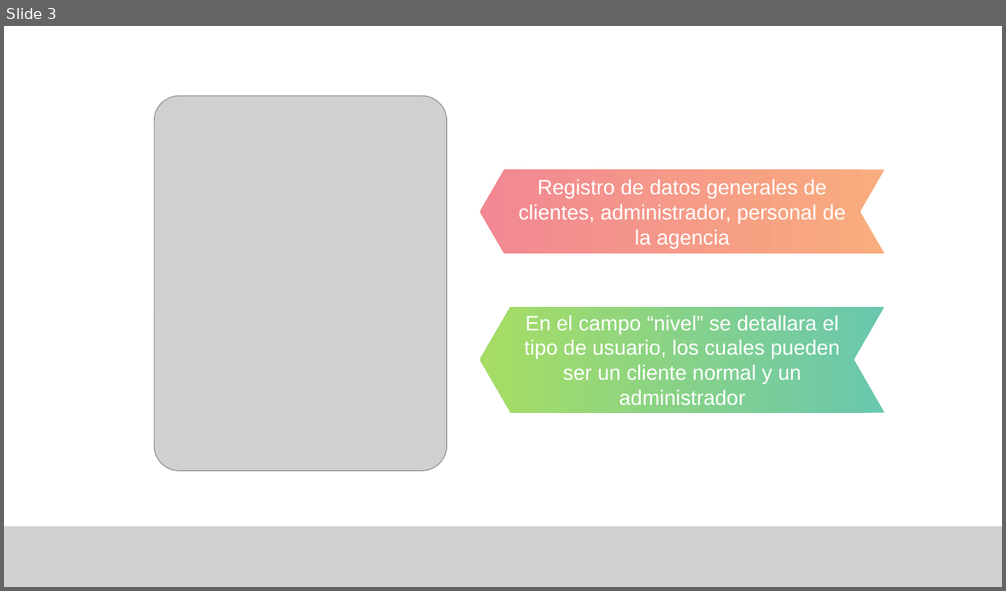
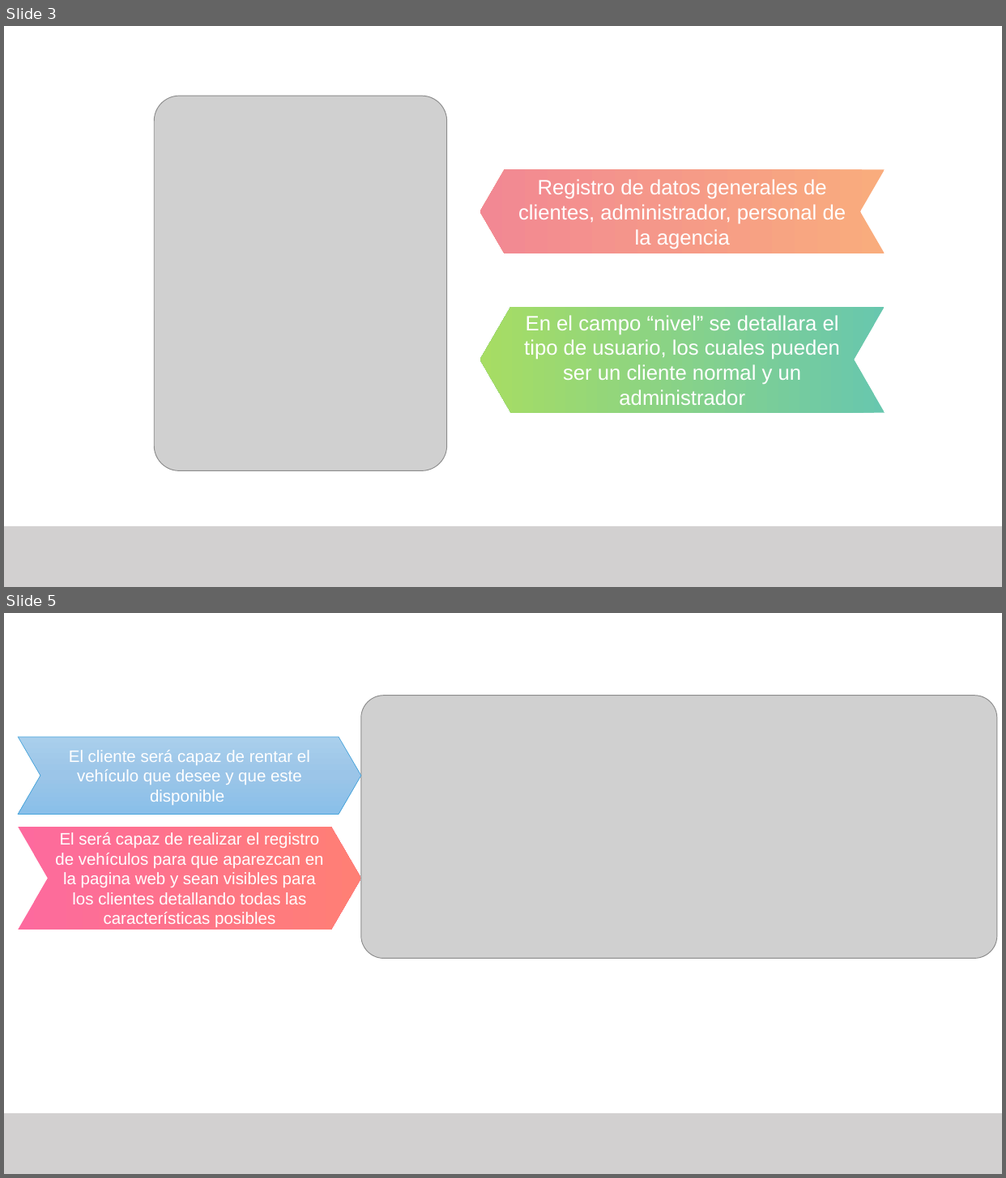
Before and after one commit to AbiPineda/SistemaAgencia, a slide deck: Documentacion/Base de Datos - Agencia de Viajes.pptx. Shown one above the other, each under a label of ours: slide 3 before the commit, slides 3 and 5 after it; the slides between them are not shown. The pictures are 1006x591 and 1006x1178 pixels, drawn with LibreOffice and Linux fonts; fonts in the diff are those of the drawing; grey boxes stand for pictures. Boxes give left, top, right and bottom in pixels: in the first picture for what was removed or moved away, otherwise in the second. Text is boxed around its words. In the diff, an @@ line names an element or a change of style, - is before the commit and + after.

```diff
--- a/Documentacion/Base de Datos - Agencia de Viajes.pptx
+++ b/Documentacion/Base de Datos - Agencia de Viajes.pptx
@@ slide 5 added at [4,613,1002,1174], background #FFFFFF @@
@@ picture added at [361,696,997,959] @@
@@ chevron added at [19,737,361,815], fill gradient #AACFED to #9CC6E9 to #89BFE9, outline #46A4DB 0.5 pt, 16 pt, text #FFFFFF @@
+El cliente será capaz de rentar el vehículo que desee y que este disponible
@@ chevron added at [19,827,361,930], fill gradient #FD6A9E to #FF7F75, 16 pt, text #FFFFFF @@
+El será capaz de realizar el registro de vehículos para que aparezcan en la pagina web y sean visibles para los clientes detallando todas las características posibles
@@ rectangle added at [4,1114,1002,1174], fill #D2D0D0 @@
```
Also in this commit, not shown: 8 slides changed, 1 other slide added, 3 slides removed.
